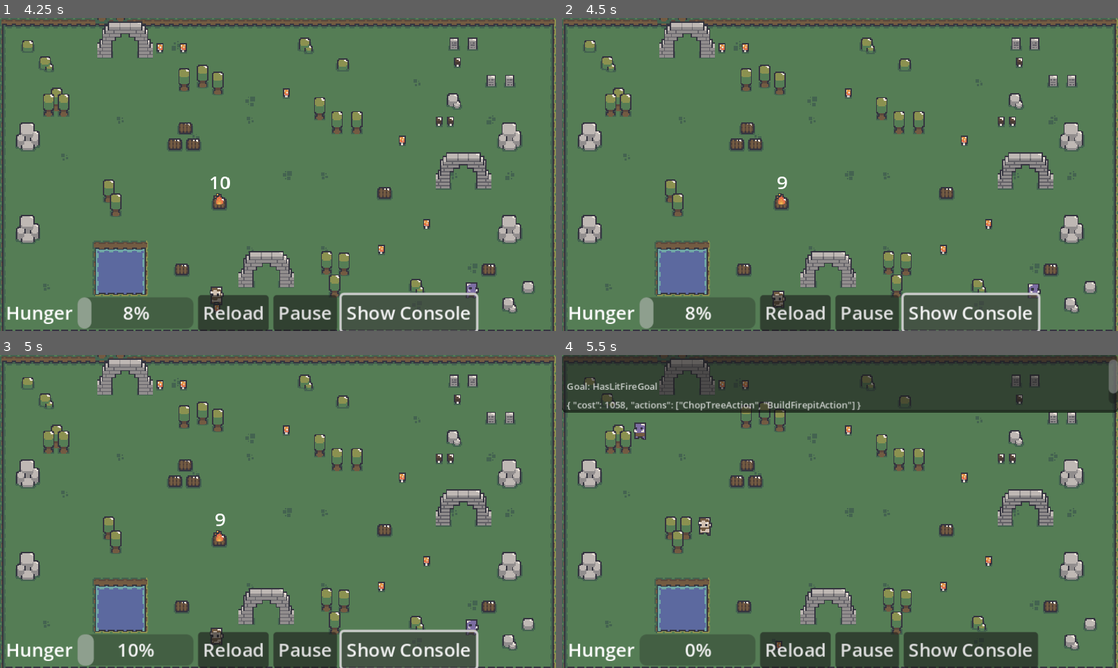
Above: before the commit, frames 1-4 (two rows, left to right).
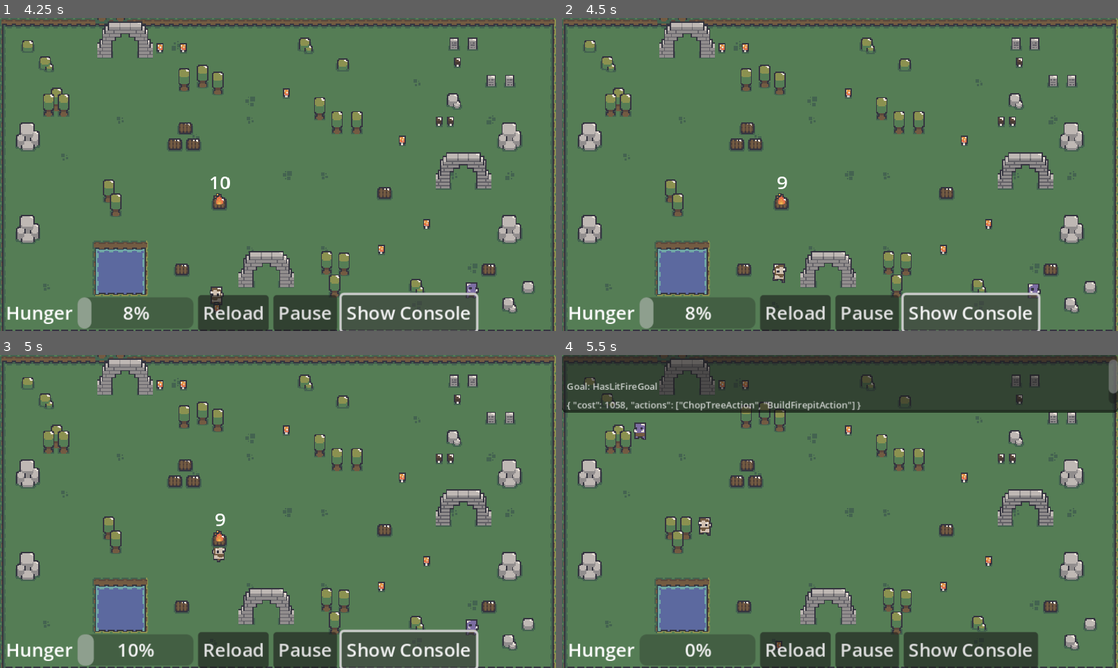
Above: after the commit, the same moments.

Repository: scagliolaluca/Godot2DGoalOrientedActionPlanning
Game: Godot game, scene res://scenes/main.tscn
Two runs of this game, one before a commit and one after it. Both use one fixed random seed, a clock stepped at 60 frames per second and the inputs below.
Inputs:
- Up to frame 1 (4.25 s): click "Show Console" at 0.5 s; click "Show Console" at 1.25 s; click "Hide Console" at 2 s; click "Show Console" at 2.75 s; click "Hide Console" at 3.5 s
- Up to frame 2 (4.5 s): no input
- Up to frame 3 (5 s): no input
- Up to frame 4 (5.5 s): click "Reload" at 5 s

Frame 1 is identical in both runs. In frame 2, 0.2% of the frame differs, in the area x 37-41%, y 78-93%; in frame 3, 0.2%; in frame 4, nothing differs.

Commit message:
NPC has to cook collected mushrooms before eating

Diff:
--- a/goap/actions/collect_mushroom.gd
+++ b/goap/actions/collect_mushroom.gd
@@ -22,10 +22,10 @@
 
 #only collect mushroom when no mushroom in inventory
 func get_preconditions() -> Dictionary:
-	return {"has_food": false}
+	return {"has_mushroom": false}
 
 func get_effects() -> Dictionary:
-	return {"has_food": true}
+	return {"has_mushroom": true}
 
 func perform(_actor, delta):
 
@@ -42,5 +42,5 @@
 
 		#if npc is arrived at mushroom: collect it and start regrow process
 		nearest_mushroom.regrow()
-		WorldState.set_state("has_food", true)
+		WorldState.set_state("has_mushroom", true)
 		return true
--- /dev/null
+++ b/goap/actions/cook_mushroom.gd
@@ -0,0 +1,43 @@
+#Action-file for cooking mushrooms
+
+extends GoapAction
+
+class_name CookAction
+
+func get_clazz():
+	return "CookAction"
+
+#Valid when Npc has mushroom but no cooked mushroom
+func is_valid() -> bool:
+	if WorldState.get_state("has_mushroom", false) and not WorldState.get_state("has_food", false) and WorldState.get_state("has_firepit", false):
+		return true
+	else:
+		return false
+
+#Eating is basic need, so no cost for that
+func get_cost(_blackboard) -> int:
+	return 5
+
+#Check preconditions for eating-action
+func get_preconditions() -> Dictionary:
+	return {"has_food": false, "has_mushroom": true, "has_firepit": true}
+
+#Cooking mushroom adds food, and takes away raw mushrooms
+func get_effects() -> Dictionary:
+	return {"has_food": true, "has_mushroom": false}
+
+#return true, if food is cooked
+func perform(_actor, _delta):
+
+	var closestFirepit = WorldState.get_closest_element("firepit_spot", _actor)
+	if closestFirepit.position.distance_to(_actor.position) < 1:
+
+		#if arrived at Firepit
+
+		WorldState.set_state("has_food", true)
+		WorldState.set_state("has_mushroom", false)
+		return true
+	else:
+		var moveDirection = closestFirepit.position - _actor.position
+		_actor.move_to(moveDirection, _delta)
+		return false
--- /dev/null
+++ b/goap/goals/cook_food.gd
@@ -0,0 +1,28 @@
+#Goal for cooking mushrooms to get food
+
+extends GoapGoal
+
+class_name CookGoal
+
+func get_clazz(): return "CookGoal"
+
+#mushrooms can be cooked, if npc carrys no other cooked mushroom with him and if he has a mushroom to cook
+func is_valid() -> bool:
+	if WorldState.get_state("has_mushroom", false) and not WorldState.get_state("has_food", false) and WorldState.get_state("has_firepit", false):
+		return true
+	else:
+		return false
+
+#set prioritys for eating, depending on how hungry the NPC is (its hunger is its priority)
+func priority() -> int:
+	#var _hunger = WorldState.get_state("hunger", 0)
+	#return _hunger
+	var food_state = WorldState.get_state("has_food", 0)
+	if food_state: #if food available
+		return 0
+	else: #if no food available
+		return 5
+
+
+func get_desired_state() -> Dictionary:
+	return {"has_food": true}
--- a/goap/goals/search_food.gd
+++ b/goap/goals/search_food.gd
@@ -14,15 +14,15 @@
 
 #set prioritys for searchFood, depending on how much food the NPC has already collected
 func priority() -> int:
-	var food_state = WorldState.get_state("has_food", 0)
+	var food_state = WorldState.get_state("has_mushroom", 0)
 	if food_state: #if food available
 		return 0
 	else: #if no food available
 		return 5
 
 func get_desired_state() -> Dictionary:
-	var food_state = WorldState.get_state("has_food") #if has_food doesn't exist (in the begining), set it to false
+	var food_state = WorldState.get_state("has_mushroom") #if has_food doesn't exist (in the begining), set it to false
 	if food_state == null:
 		food_state = 0
-		WorldState.set_state("has_food", false)
-	return{"has_food": true}
+		WorldState.set_state("has_mushroom", false)
+	return{"has_mushroom": true}
--- a/goap/goap.gd
+++ b/goap/goap.gd
@@ -19,7 +19,8 @@
 		FindCoverAction.new(),
 		EatAction.new(),
 		CollectMushroomAction.new(),
-		BuildFireAction.new()
+		BuildFireAction.new(),
+		CookAction.new()
 	])
 
 
--- a/scenes/satyr.gd
+++ b/scenes/satyr.gd
@@ -17,6 +17,7 @@
   # npc.
 	var agent = GoapAgent.new()
 	agent.init(self, [
+		CookGoal.new(),
 		RelaxGoal.new(),
 		CalmDownGoal.new(),
 		FullGoal.new(),
Not shown: 1 places in scenes/main.tscn that only renumber resources
